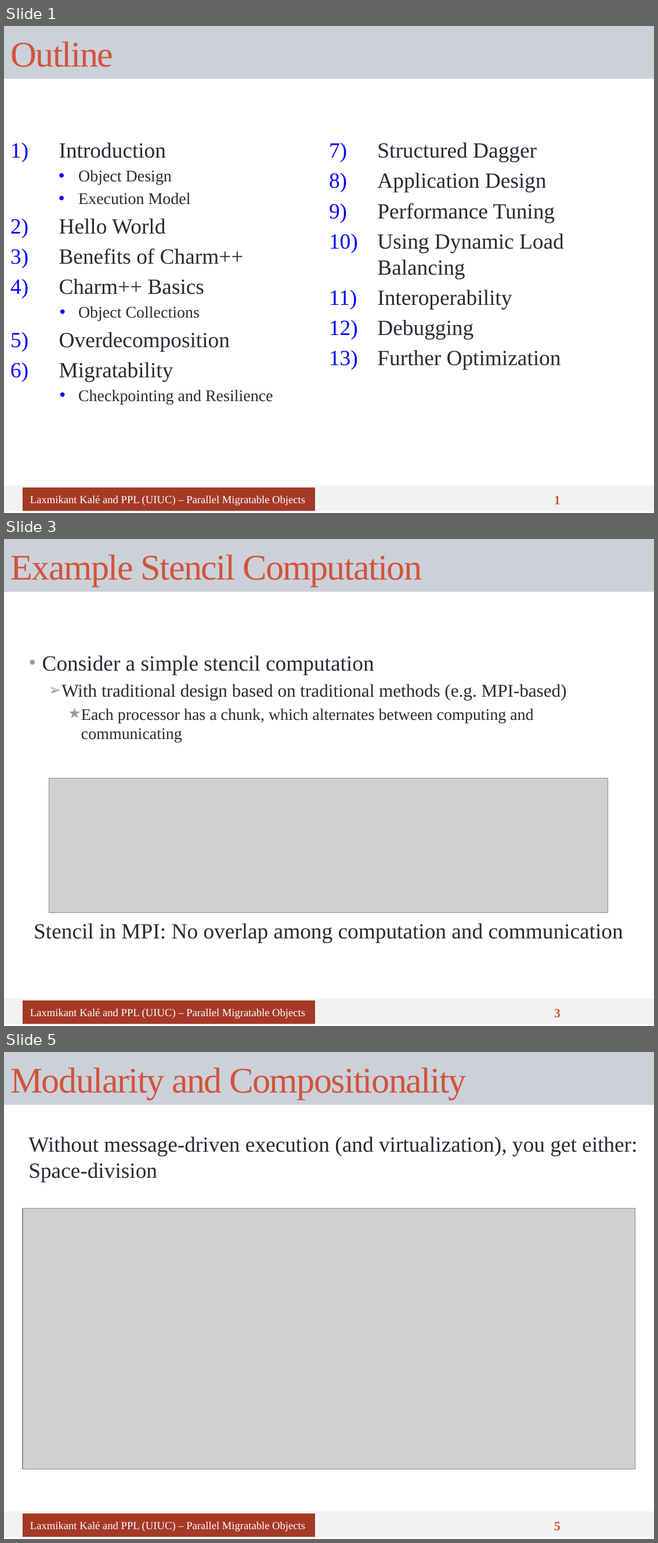
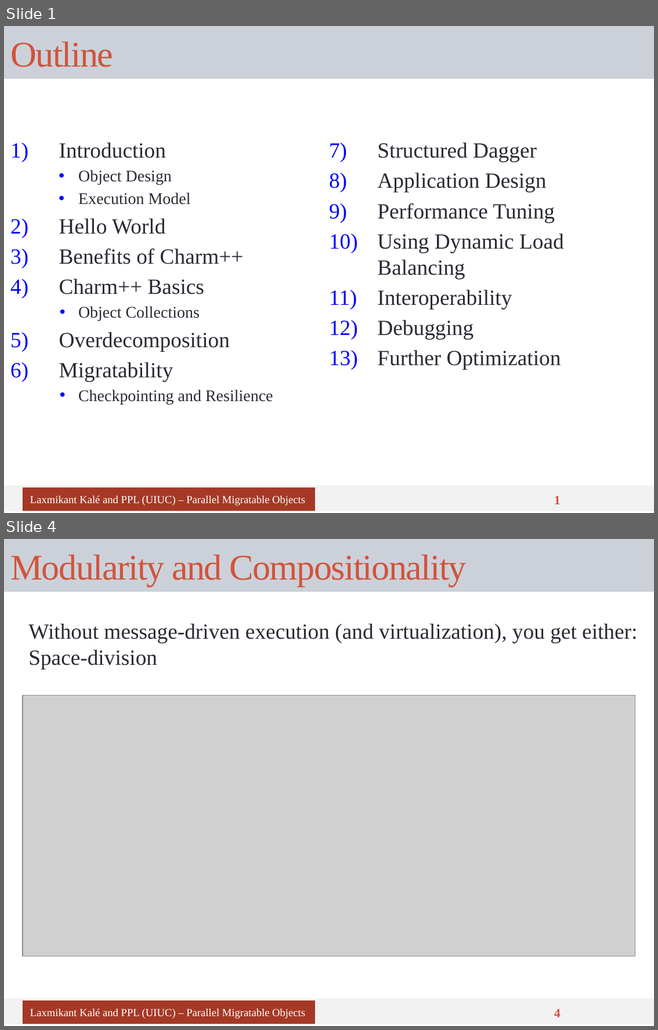
Before and after one commit to UIUC-PPL/charm_tutorial, a slide deck: tutorial-03-benefits.pptx. Shown one above the other, each under a label of ours: slides 1, 3 and 5 before the commit, slides 1 and 4 after it; the slides between them are not shown. The pictures are 658x1543 and 658x1030 pixels, drawn with LibreOffice and Linux fonts; fonts in the diff are those of the drawing; grey boxes stand for pictures. Boxes give left, top, right and bottom in pixels: in the first picture for what was removed or moved away, otherwise in the second. Text is boxed around its words. In the diff, an @@ line names an element or a change of style, - is before the commit and + after.

Commit message:
tut 3: combine stencil example slides

```diff
--- a/tutorial-03-benefits.pptx
+++ b/tutorial-03-benefits.pptx
@@ slide 3 removed at (4, 539, 654, 1026), background #FFFFFF; not listed: 1 template element that a slide beside it also shows @@
@@ title removed at (4, 539, 654, 592) @@
-Example Stencil Computation
@@ text removed at (42, 656, 567, 743) @@
-• Consider a simple stencil computation
-  ➢ With traditional design based on traditional methods (e.g. MPI-based)
-    ★ Each processor has a chunk, which alternates between computing and communicating
@@ picture removed at (49, 778, 608, 913) @@
@@ text removed at (34, 924, 623, 943) @@
-Stencil in MPI: No overlap among computation and communication
@@ rectangle removed at (23, 1001, 315, 1024) @@
-Laxmikant Kalé and PPL (UIUC) – Parallel Migratable Objects
@@ page number removed at (554, 1009, 560, 1017) @@
-3
@@ what was slide 5 is now slide 4 @@
@@ page number at (554, 1009, 560, 1017): text changed @@
-5
+4
```
Also in this commit, not shown: 2 slides changed.
